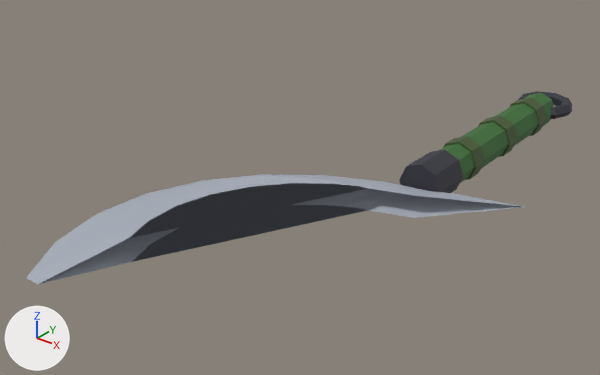
The glTF model client/models/weapons/18_Sickle.glb, before and after one commit.
Both versions are drawn from a 50 mm lens placed at (0.476, -0.917, 0.458), pointed at (-0.135, -0.154, -0.015). Lighting does not change. The marker at lower left points along +X, +Y and +Z. The first picture is the older version. Vertices at exactly the same position are counted once.

Names of what the first picture shows: '18_Sickle'.
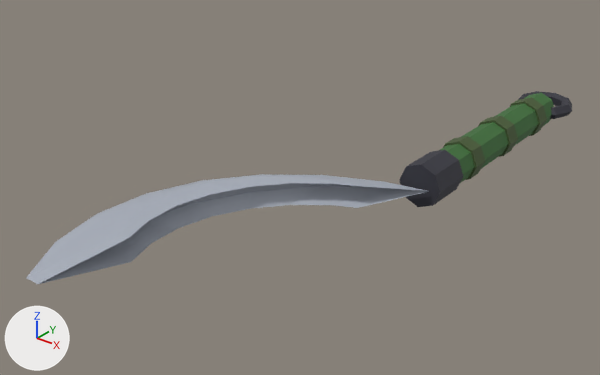
The change, as a diff of the scene's bpy script:
```diff
--- a/client/models/weapons/18_Sickle.glb.py
+++ b/client/models/weapons/18_Sickle.glb.py
@@ me_18_sickle @@
 # used by ob_18_sickle; location = (0.0, 0.0, 0.0)
-me_18_sickle.from_pydata(...)  # 183 vertices, 344 faces; spans x -0.259..0.13, y -0.521..0.345, z -0.03..0.03
+me_18_sickle.from_pydata(...)  # 177 vertices, 332 faces; spans x -0.259..0.045, y -0.521..0.345, z -0.03..0.03
+# me_18_sickle part 1
+# 9 vertices are removed from x -0.029..0.13, y -0.152..-0.05, z -0.015..0.015
+# 104 faces are deleted
+# 3 vertices are added at (-0.042, -0.154, -0.015), (-0.042, -0.154, 0.015), (0.018, -0.085, 0.0)
+# 92 new faces join them
 me_18_sickle.materials.append(mat_flat)
```

Boxes (x1, y1, x2, y2) around the edits, measured in the pictures (600 x 375 px; the box of a moved part takes in the faces that stretch with it):
part 1 of me_18_sickle, moved or reshaped: before (118, 181, 523, 263); after (118, 181, 428, 263)
